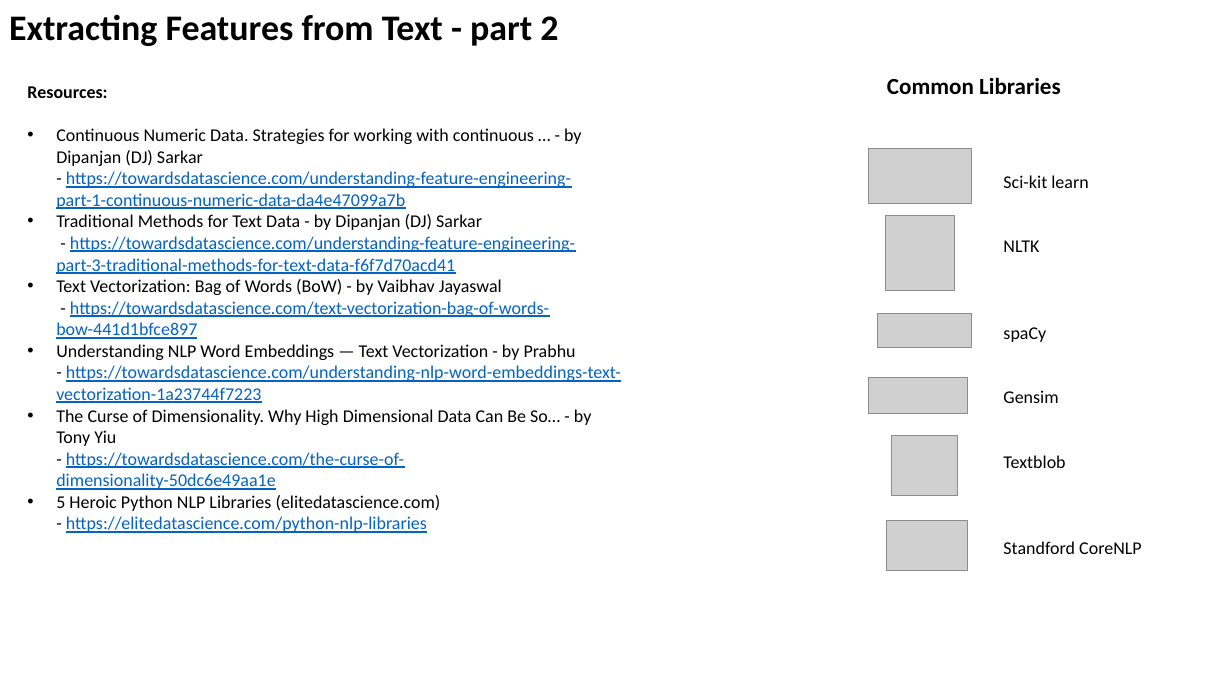
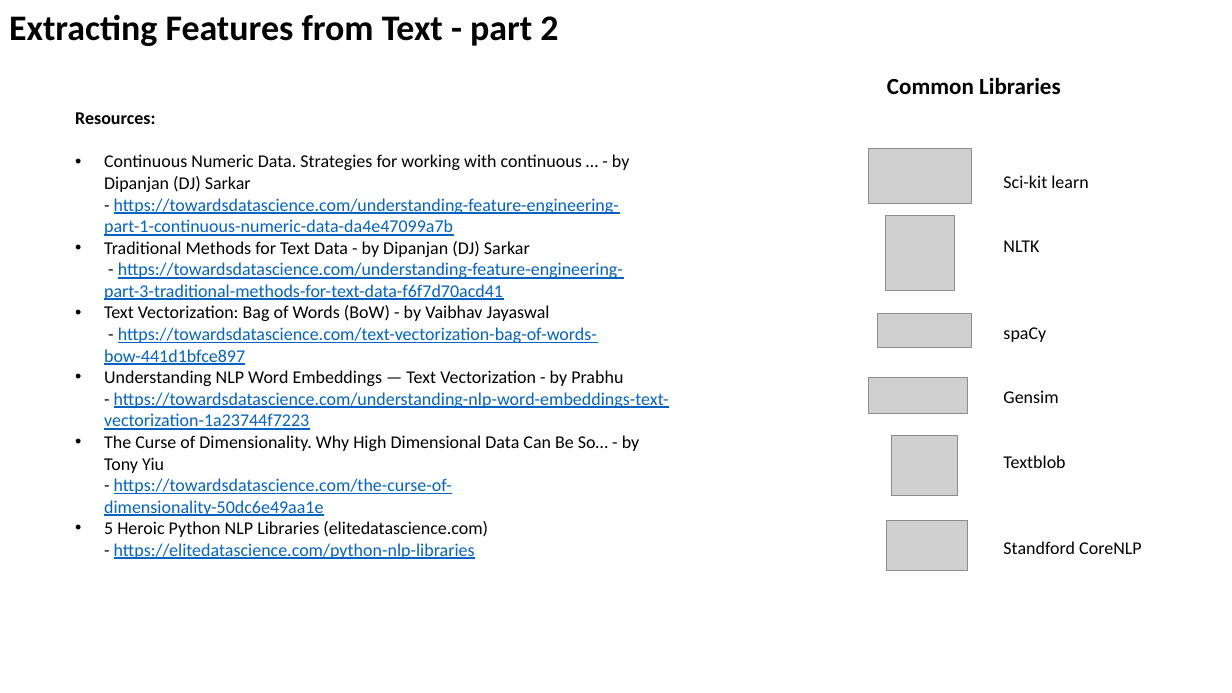
Before and after one commit to lselector/ml_ai_doc, a slide deck: slide 6 of Feature_Engineering.pptx (slide 5 before the commit). Drawn at 1232x693 pixels with LibreOffice and Linux fonts; fonts in the diff are those of the drawing; grey boxes stand for pictures. Boxes give left, top, right and bottom in pixels: in the first picture for what was removed or moved away, otherwise in the second. Text is boxed around its words. In the diff, an @@ line names an element or a change of style, - is before the commit and + after.

```diff
--- a/Feature_Engineering.pptx
+++ b/Feature_Engineering.pptx
@@ text "Resources:": place and size @@
-text "Resources:" at bbox=[27, 86, 621, 533]
+text "Resources:" at bbox=[75, 112, 669, 559]
```
Also in this commit, not shown: 3 other slides changed, 5 slides added.
